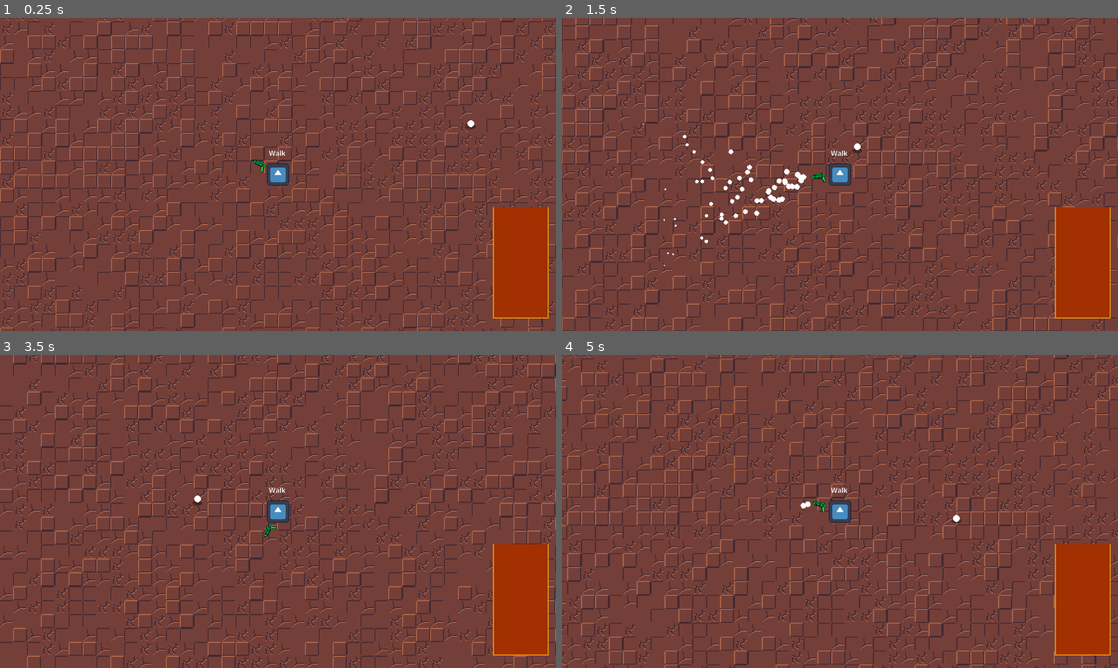
Above: before the commit, frames 1-4 (two rows, left to right).
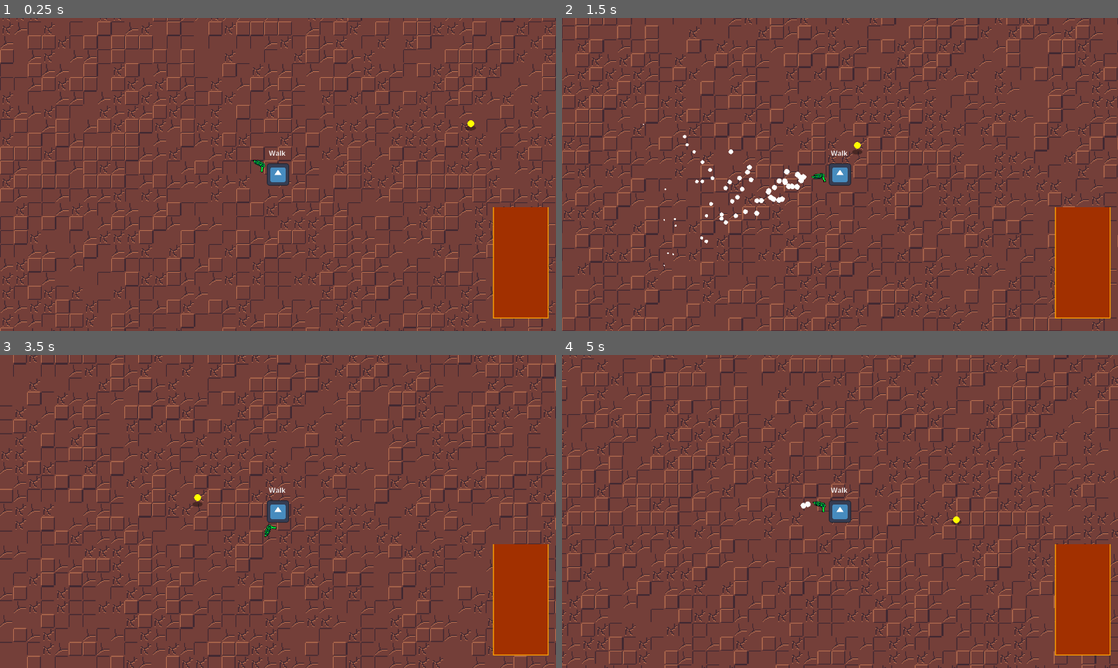
Above: after the commit, the same moments.

Repository: DinoStarBros/GWJ93Bounty
Game: Godot game, scene res://Screens/PrototypeScene/prototype_scene.tscn
Same seed, same stepped clock (60 frames per second), same inputs: the game is played once before the commit and once after it. The engine's default icon, where the game draws it, is replaced by a stand-in: a white triangle on a blue panel in a dark square.
Inputs (mouse positions are in pixels of both pictures, inside the frame that each line leads up to):
- Up to frame 1 (0.25 s): no input
- Up to frame 2 (1.5 s): tap Enter at 0.5 s; move the mouse to (962, 158) at 0.52 s; hold D (Right) 0.53-1.28 s; hold Right mouse button (Suck) 0.53-1.28 s; move the mouse to (728, 190) at 1.27 s; hold S (Down) from 1.28 s (still down); right-click (728, 190) at 1.35 s
- Up to frame 3 (3.5 s): move the mouse to (333, 442) at 2.02 s; release S (Down) at 2.03 s; hold D (Right) 2.03-2.78 s; hold Right mouse button (Suck) 2.03-2.78 s; move the mouse to (250, 574) at 2.77 s; hold W (Up) from 2.78 s (still down); right-click (250, 574) at 2.85 s
- Up to frame 4 (5 s): move the mouse to (1006, 558) at 3.52 s; release W (Up) at 3.53 s; hold Right mouse button (Suck) 3.53-4.28 s; hold A (Left) from 3.53 s (still down); move the mouse to (673, 464) at 4.27 s; right-click (673, 464) at 4.35 s

The runs differ from the first frame. In frame 1, less than 0.1% of the frame differs, in the area x 83-86%, y 32-36%; in frame 2, less than 0.1%, in the area x 52-54%, y 39-44%; in frame 3, less than 0.1%; in frame 4, less than 0.1%.

Commit message:
Stuff for the suckable item & vacuum

Diff:
--- a/SuckableItems/SuckableItem/suckable_item.gd
+++ b/SuckableItems/SuckableItem/suckable_item.gd
@@ -16,6 +16,8 @@
 	sprite.texture = item_resource.texture
 	%SuckDetectArea.area_entered.connect(_suck_area_entered)
 	%SuckDetectArea.area_exited.connect(_suck_area_exited)
+	sprite.self_modulate = item_resource.color
+	scale = item_resource.item_scale
 
 func _suck_area_entered(area:Area2D) -> void:
 	is_go_to_suck = true
--- a/SuckableItems/SuckableItem/suckable_item.tscn
+++ b/SuckableItems/SuckableItem/suckable_item.tscn
@@ -33,7 +33,7 @@
 "times": PackedFloat32Array(0, 0.5),
 "transitions": PackedFloat32Array(-2, -2),
 "update": 0,
-"values": [Vector2(0, 2), Vector2(0, -2)]
+"values": [Vector2(0, 5), Vector2(0, -5)]
 }
 
 [sub_resource type="AnimationLibrary" id="AnimationLibrary_0kfd0"]
@@ -58,7 +58,7 @@
 [node name="ShadowCircle" type="Sprite2D" parent="." unique_id=1402708646]
 self_modulate = Color(0.012617188, 0.012617188, 0.012617188, 0.36862746)
 z_index = -1
-position = Vector2(0, 7)
+position = Vector2(0, 10)
 scale = Vector2(0.3, 0.3)
 texture = ExtResource("2_cklhd")
 
--- a/SuckableItems/coin.tres
+++ b/SuckableItems/coin.tres
@@ -6,4 +6,5 @@
 [resource]
 script = ExtResource("1_3ilfj")
 texture = ExtResource("2_03h8d")
+color = Color(1, 1, 0, 1)
 metadata/_custom_type_script = "uid://d0c24a4ceihuw"
--- a/SuckableItems/suckable_item_resource.gd
+++ b/SuckableItems/suckable_item_resource.gd
@@ -2,3 +2,5 @@
 class_name SuckableItemResource
 
 @export var texture : Texture
+@export var color : Color
+@export var item_scale : Vector2 = Vector2.ONE
